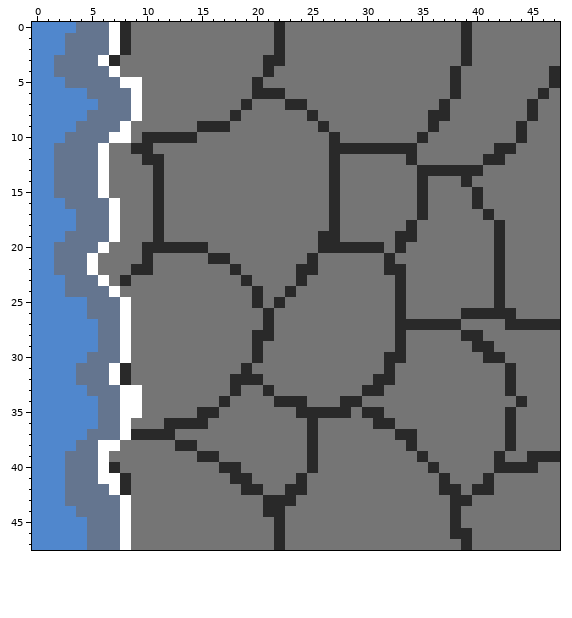
One commit to this pixel-art sprite: res/DUNGEON/5301.PNG. This is how it looked before the edit.
The file is 48x48 pixels.
New version:
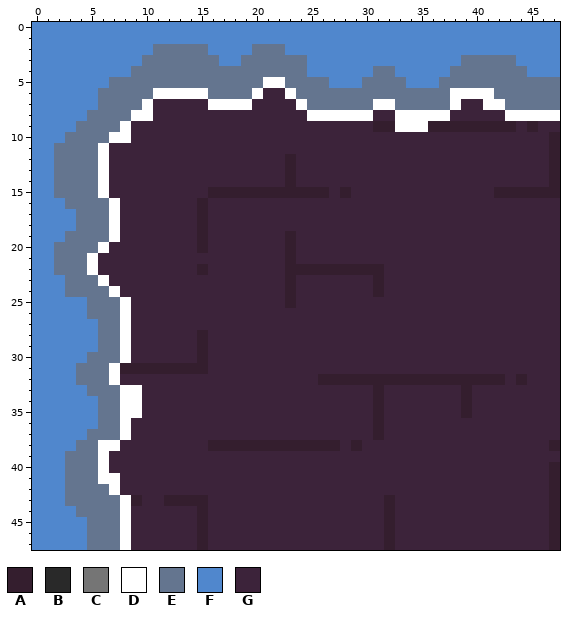
Palette (. is transparent): A #341e2e  B #292929  C #757575  D #ffffff  E #64758f  F #5087cd  G #3c233a
The exact change:
Changed rows in their new state; - is an unchanged pixel.
first column x 2:
 0 --FFFFFFFFFFFFFFFFFFFFFFFFFFFFFFFFFFFFFFFFFFFF
 1 -FFFFFFFFFFFFFFFFFFFFFFFFFFFFFFFFFFFFFFFFFFFFF
 2 -FFFFFFFFEEEEEFFFFEEEFFFFFFFFFFFFFFFFFFFFFFFFF
 3 FFFFFFFFEEEEEEEFFEEEEEEFFFFFFFFFFFFFFEEEEEFFFF
 4 FFFFFFFEEEEEEEEEEEEEEEEFFFFFFEEFFFFFEEEEEEEFFF
 5 -FFFF-EEEEEEEEEEEEEDDEEEEFFFEEEEFFFEEEEEEEEEEE
 6 ---F---EEDDDDDEEEEDGGDEEEEEEEEEEEEEEDDDDEEEEEE
 7 -------EDGGGGGDDDDGGGGDEEEEEEDDEEEEEDGGDDEEEEE
 8 --------DGGGGGGGGGGGGGGDDDDDDGGDDDDDGGGGGDDDDD
 9 -------GGGGGGGGGGGGGGGGGGGGGGAADDDAAAAAAAAGAGG
10 -------GGGGGGGGGGGGGGGGGGGGGGGGGGGGGGGGGGGGGGA
11 -----GGGGGGGGGGGGGGGGGGGGGGGGGGGGGGGGGGGGGGGGA
12 -----GGGGGGGGGGGGGGGGAGGGGGGGGGGGGGGGGGGGGGGGA
13 -----GGGGGGGGGGGGGGGGAGGGGGGGGGGGGGGGGGGGGGGGA
14 -----GGGGGGGGGGGGGGGGAGGGGGGGGGGGGGGGGGGGGGGGA
15 -----GGGGGGGGGAAAAAAAAAAAGAGGGGGGGGGGGGGAAAAAA
16 ------GGGGGGGAGGGGGGGGGGGGGGGGGGGGGGGGGGGGGGGG
17 ------GGGGGGGAGGGGGGGGGGGGGGGGGGGGGGGGGGGGGGGG
18 ------GGGGGGGAGGGGGGGGGGGGGGGGGGGGGGGGGGGGGGGG
19 ------GGGGGGGAGGGGGGGAGGGGGGGGGGGGGGGGGGGGGGGG
20 -----GGGGGGGGAGGGGGGGAGGGGGGGGGGGGGGGGGGGGGGGG
21 ----GGGGGGGGGGGGGGGGGAGGGGGGGGGGGGGGGGGGGGGGGG
22 ----GGGGGGGGGAGGGGGGGAAAAAAAAAGGGGGGGGGGGGGGGG
23 -----GGGGGGGGGGGGGGGGAGGGGGGGAGGGGGGGGGGGGGGGG
24 ------GGGGGGGGGGGGGGGAGGGGGGGAGGGGGGGGGGGGGGGG
25 -------GGGGGGGGGGGGGGAGGGGGGGGGGGGGGGGGGGGGGGG
26 -------GGGGGGGGGGGGGGGGGGGGGGGGGGGGGGGGGGGGGGG
27 -------GGGGGGGGGGGGGGGGGGGGGGGGGGGGGGGGGGGGGGG
28 -------GGGGGGAGGGGGGGGGGGGGGGGGGGGGGGGGGGGGGGG
29 -------GGGGGGAGGGGGGGGGGGGGGGGGGGGGGGGGGGGGGGG
30 -------GGGGGGAGGGGGGGGGGGGGGGGGGGGGGGGGGGGGGGG
31 ------AAAAAAAAGGGGGGGGGGGGGGGGGGGGGGGGGGGGGGGG
32 ------GGGGGGGGGGGGGGGGGGAAAAAAAAAAAAAAAAAGAGGG
33 --------GGGGGGGGGGGGGGGGGGGGGAGGGGGGGAGGGGGGGG
34 --------GGGGGGGGGGGGGGGGGGGGGAGGGGGGGAGGGGGGGG
35 --------GGGGGGGGGGGGGGGGGGGGGAGGGGGGGAGGGGGGGG
36 -------GGGGGGGGGGGGGGGGGGGGGGAGGGGGGGGGGGGGGGG
37 -------GGGGGGGGGGGGGGGGGGGGGGAGGGGGGGGGGGGGGGG
38 ------GGGGGGGGAAAAAAAAAAAAGAGGGGGGGGGGGGGGGGGA
39 -----GGGGGGGGGGGGGGGGGGGGGGGGGGGGGGGGGGGGGGGGG
40 -----GGGGGGGGGGGGGGGGGGGGGGGGGGGGGGGGGGGGGGGGA
41 ------GGGGGGGGGGGGGGGGGGGGGGGGGGGGGGGGGGGGGGGA
42 ------GGGGGGGGGGGGGGGGGGGGGGGGGGGGGGGGGGGGGGGA
43 -------AGGAAAAGGGGGGGGGGGGGGGGAGGGGGGGGGGGGGGA
44 -------GGGGGGAGGGGGGGGGGGGGGGGAGGGGGGGGGGGGGGA
45 -------GGGGGGAGGGGGGGGGGGGGGGGAGGGGGGGGGGGGGGA
46 -------GGGGGGAGGGGGGGGGGGGGGGGAGGGGGGGGGGGGGGA
47 -------GGGGGGAGGGGGGGGGGGGGGGGAGGGGGGGGGGGGGGA
Boxes around the changes in both pictures, in picture pixels (x1, y1, x2, y2):
changed: (54, 22, 560, 550)
